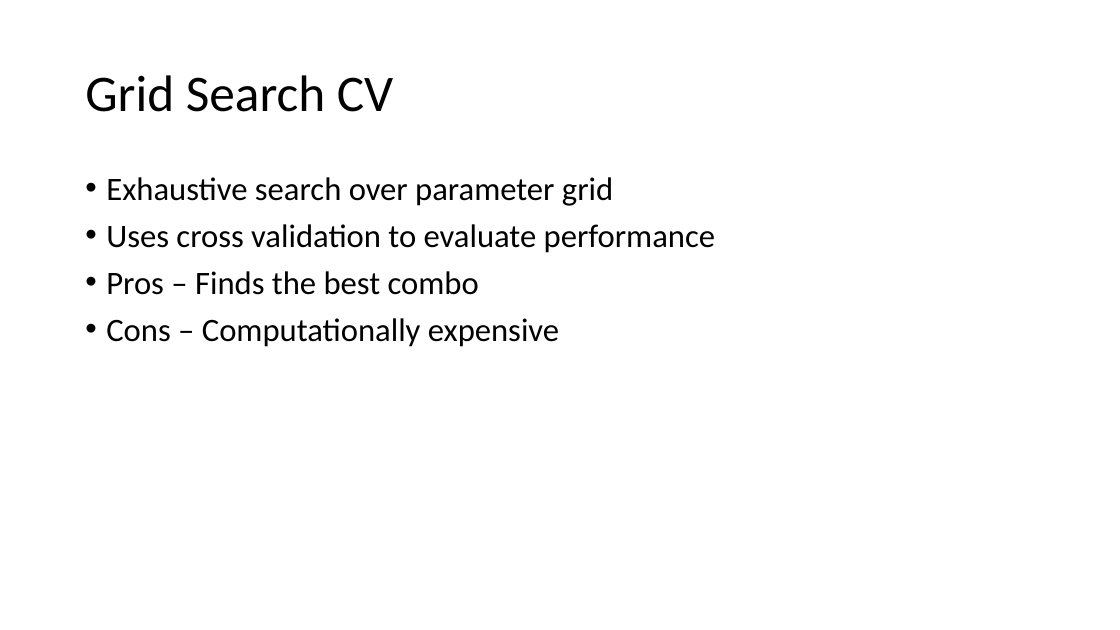
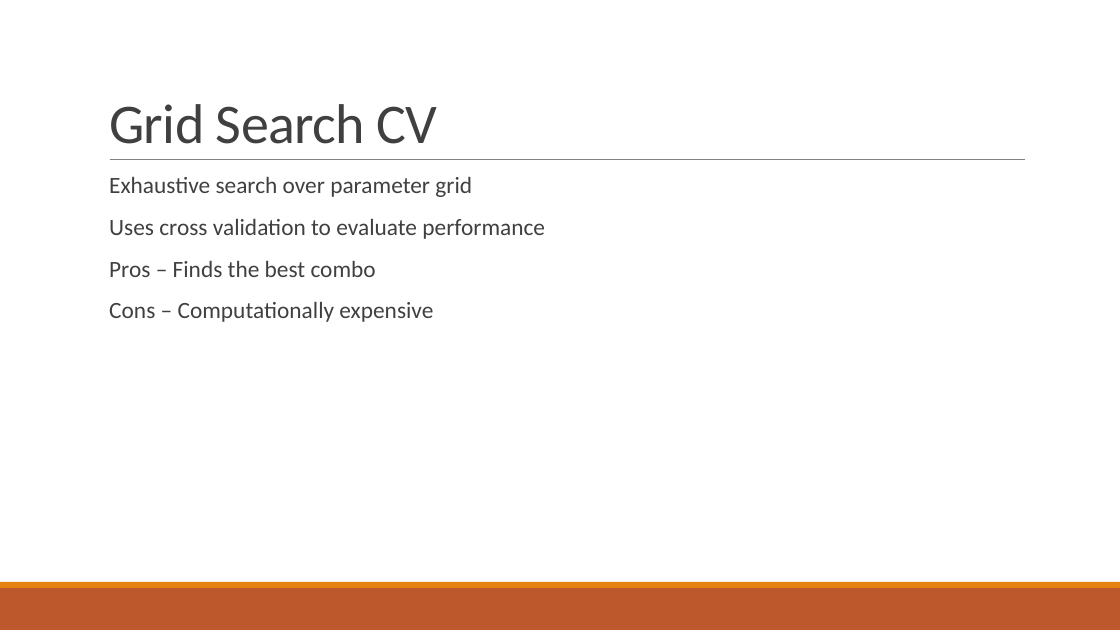
Before and after one commit to SubashSah/AI-Intern-2025, a slide deck: slide 6 of Task 3/Fine-tuning model.pptx (slide 5 before the commit). Drawn at 1120x630 pixels with LibreOffice and Linux fonts; fonts in the diff are those of the drawing. Boxes give left, top, right and bottom in pixels: in the first picture for what was removed or moved away, otherwise in the second. Text is boxed around its words. In the diff, an @@ line names an element or a change of style, - is before the commit and + after.

```diff
--- a/Task 3/Fine-tuning model.pptx
+++ b/Task 3/Fine-tuning model.pptx
@@ title "Grid Search CV": place and size @@
-title "Grid Search CV" at [85, 75, 393, 112]
+title "Grid Search CV" at [109, 104, 438, 144]
@@ title "Grid Search CV" at [109, 104, 438, 144]: size 44 to 48 pt, text colour #000000 to #404040, letter spacing 0 to -0.5 pt; line spacing 0.9 to 0.85; vertical alignment middle to bottom @@
@@ text "Exhaustive search over parameter grid" at [109, 177, 545, 322]: size 28 to 20 pt, text colour #000000 to #404040; bullet • to  ; more space between paragraphs @@
@@ line added from (110, 160) to (1026, 160), #808080 0.5 pt @@
@@ rectangle added at [0, 588, 1120, 630], fill #BD582C @@
@@ rectangle added at [0, 582, 1120, 588], fill #E48312 @@
```
Also in this commit, not shown: 7 other slides changed, 5 slides added, 2 slides removed.
